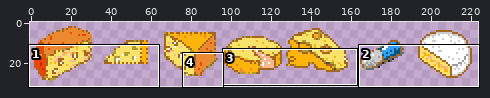
File history of a sprite sheet, scenes/items/assets/food.png. Above: a wide view before the commit, with the close-up outlined.
Close-up. Old version:
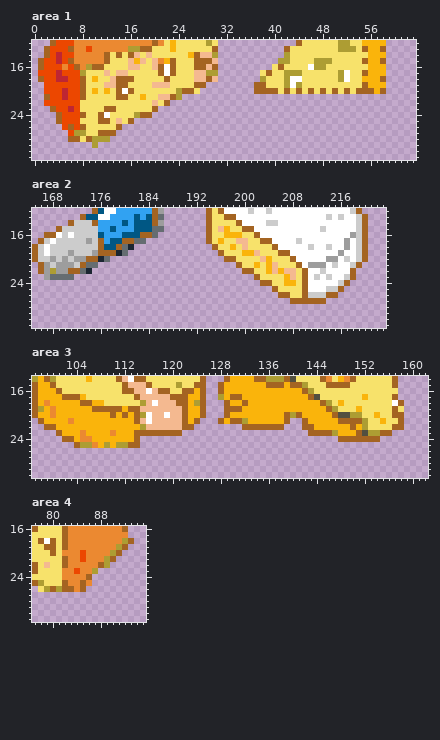
The file is 256x32 pixels. Shown: area 1: x 0..63, y 12..31; area 2: x 165..223, y 12..31; area 3: x 97..162, y 14..30; area 4: x 77..95, y 16..31. The old version is drawn lined up with the new one, on the new canvas.
After:
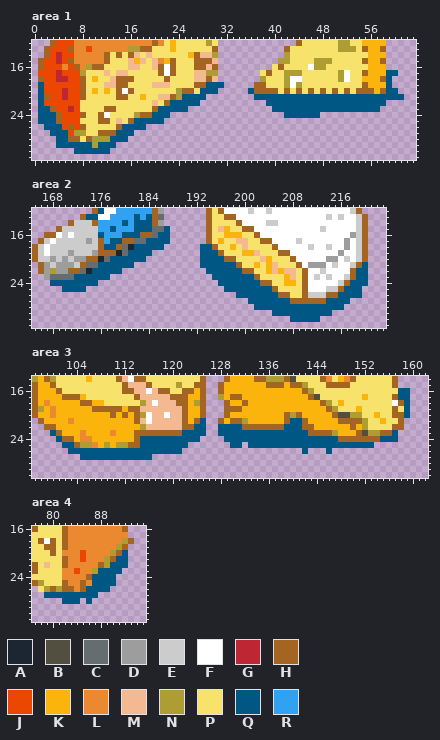
Palette (. is transparent): A #1b2632  B #524f40  C #656d71  D #9d9d9d  E #cccccc  F #ffffff  G #be2633  H #a46422  J #ec4700  K #fab40b  L #eb8931  M #f4b990  N #ad9d33  P #f7e26b  Q #005784  R #31a2f2
Difference:
canvas 256x32 -> 224x32 (the part of the old canvas that was cut away was empty and is not shown)
--- area 1
@@ x 0..63 @@
 16 .HJJJLJHLNHHPPPPMMPPMHFHPPPHHMH.........PHPPPPFNNPPPPPPPKKK.....
-17 .JJJGJJJNPPPMPMMPPPPPHFHPPPMMNN.......PHPPNNNPPPPPPNFPPHKKK.....
-18 .HJJGGJJHPKPPMHHHPPPPPHPPPPMMHM.......NPPPNFFPPPPPPNFPPKKKH.....
-19 ..JJJJJJHPPPMMHHPPPPMMMPPPPHH........HHPPPNFNPPPPPPPPPPHKKK.....
-20 ..JJJGJJHPKPKPHFHPPPPPPPNHHP.........HHHHPHPHPHPHPHPHPHHHKH.....
-21 ..HJJGJJHPPPPPHHPPKPPMMHN.......................................
-22 ..JJJJJJPPPPPPPPPPPPMPH.........................................
-23 ...HJJGJPPPPHHPPPPPPH...........................................
-24 ....HJJJHPPHFPPPPNHH............................................
-25 ....HJJJPPPHHPMPH...............................................
-26 .....JHJHPPPPPH.................................................
-27 ......JNNPPHHH..................................................
-28 ......HHPHNNN...................................................
-29 ..........N.....................................................
-30 ................................................................
+17 .JJJGJJJNPPPMPMMPPPPPHFHPPPMMNN.......PHPPNNNPPPPPPNFPPHKKKQQ...
+18 .HJJGGJJHPKPPMHHHPPPPPHPPPPMMHM.......NPPPNFFPPPPPPNFPPKKKHQ....
+19 .QJJJJJJHPPPMMHHPPPPMMMPPPPHHQQQ.....HHPPPNFNPPPPPPPPPPHKKKQ....
+20 .QJJJGJJHPKPKPHFHPPPPPPPNHHPQQQ.....QHHHHPHPHPHPHPHPHPHHHKHQQ...
+21 .QHJJGJJHPPPPPHHPPKPPMMHNQQQQ........QQQQQQQQQQQQQQQQQQQQQQQQQ..
+22 .QJJJJJJPPPPPPPPPPPPMPHQQQQQ...........QQQQQQQQQQQQQQQQQQQQ.....
+23 .QQHJJGJPPPPHHPPPPPPHQQQQQ..............QQQQQQQQQQQQQQQQQQ......
+24 .QQQHJJJHPPHFPPPPNHHQQQ...................QQQQQQ................
+25 .QQQHJJJPPPHHPMPHQQQQQ..........................................
+26 ..QQQJHJHPPPPPHQQQQ.............................................
+27 ...QQQJNNPPHHHQQQ...............................................
+28 ....QQHHPHNNNQQQ................................................
+29 ....QQQQQQNQQQ..................................................
+30 .......QQQQQQ...................................................
 31 ................................................................
--- area 2
@@ x 165..223 @@
 14 ......HEEEHRRRRQRQQQHD.......HPPPPHFFFFEEFFFFFFFFFFFFFEH...
-15 ....HEEEEEERRQRRRQQQCC.......HPMKPPHHFFFFFFFFFFFEFFFFFEH...
-16 ..HHFEFEEEEQRRRQQQHHC........HPPKKKPPHFFFFFFFFFFFFFFFDEH...
-17 .HEFEEEEEDEHRQQHHCC..........HPKPPMMPPHHFFFFEFFFFFFFDFEH...
-18 HEFEEEEEEEEHQQHCA.............HPPKPMPPPPHFFFFFEFFEFFDFEH...
-19 HEFEEEDEEEDHHHAC...............HPPPKKMPPPHHFFFFFFFFDFFEH...
-20 HEEDEDEDDHHAC...................HHPPPPMKPPPHFFFFFDDFEFEH...
-21 .HDEDDDEHCC.......................HPPKPKMPPPHFDDDFEFFEH....
-22 .HDNDDHHCA.........................HHPPKMKMMPHFFEFFFFH.....
-23 ..DCCCC..............................HPPPPKMPHFEFEFFEH.....
-24 ......................................HHPPKKPHFFFFFEH......
-25 ........................................HPPPPHFFFEEH.......
-26 .........................................HHPPHEEEHH........
-27 ...........................................HHHHHH..........
-28 ...........................................................
-29 ...........................................................
-30 ...........................................................
+15 ....HEEEEEERRQRRRQQQCCQ......HPMKPPHHFFFFFFFFFFFEFFFFFEH...
+16 ..HHFEFEEEEQRRRQQQHHCQQ......HPPKKKPPHFFFFFFFFFFFFFFFDEH...
+17 .HEFEEEEEDEHRQQHHCCQQQQ......HPKPPMMPPHHFFFFEFFFFFFFDFEH...
+18 HEFEEEEEEEEHQQHCAQQQQQ......QQHPPKPMPPPPHFFFFFEFFEFFDFEH...
+19 HEFEEEDEEEDHHHACQQQQ........QQQHPPPKKMPPPHHFFFFFFFFDFFEH...
+20 HEEDEDEDDHHACQQQQQQ.........QQQQHHPPPPMKPPPHFFFFFDDFEFEH...
+21 .HDEDDDEHCCQQQQQQ...........QQQQQQHPPKPKMPPPHFDDDFEFFEHQ...
+22 .HDNDDHHCAQQQQQ..............QQQQQQHHPPKMKMMPHFFEFFFFHQQ...
+23 ..DCCCCQQQQQQ.................QQQQQQQHPPPPKMPHFEFEFFEHQQ...
+24 ...QQQQQQQQ....................QQQQQQQHHPPKKPHFFFFFEHQQQ...
+25 .....QQQQ.......................QQQQQQQQHPPPPHFFFEEHQQQ....
+26 ..................................QQQQQQQHHPPHEEEHHQQQQ....
+27 ....................................QQQQQQQHHHHHHQQQQ......
+28 .....................................QQQQQQQQQQQQQQQ.......
+29 ........................................QQQQQQQQQQ.........
+30 ...........................................QQQQQ...........
 31 ...........................................................
--- area 3
@@ x 97..162 @@
 15 HKKHPPPPPPPPPPPHMMMHPPPPNPPHH..HKKKKKKKHHHKHHNPPPHHHHPPPPPPPH.....
-16 HKKKHPPPPPPPPPPHHMMFMHHPPHHKH..HKKKKKKKKKKKKKHNPPPPPPPPPPPPPP.....
-17 HKKKKHHHKPPPPPPPPHMMMMMHHHKKH..NKHHKKKKKKKKKKKHBPPPPPPPKPPPPH.....
-18 HKLKKKKKHHKKPPPPPPNMFMMMHHKNH...HKKHKKKKKKKKKKKKHNPKPPPPPPPPFH....
-19 HNKLKKKKKKHHHHHKHHMMMMMMMHKKH...HHHKKKKKKKKKKKKKKHNPPPKPPPPPHP....
-20 HKKLKKKKKKKKKHKHKHNFMMFMMHKKH...HKKKKKKKKKHNHKKKKKHBBNNPPKPPHH....
-21 .HKKKKLKKKKKKKKKKHMFMMMMMHKH...HKHHNKKKKKKH..HKKKKKHHHHNPPKPPH....
-22 ..HHKKKKKKKKKKKKKKNMMMMMMHH........HHHHHHH...HHKKKKKKHKNPPPPHH....
-23 ....HKKKLKKKKLKKKHHHHHHHH.....................HHHHNKKKHBNNHH......
-24 .....HHKLLKKKKKKKH.................................HHHHHHH........
-25 .......HNNLKNKNNHH................................................
-26 ..................................................................
-27 ..................................................................
+16 HKKKHPPPPPPPPPPHHMMFMHHPPHHKH..HKKKKKKKKKKKKKHNPPPPPPPPPPPPPPQQ...
+17 HKKKKHHHKPPPPPPPPHMMMMMHHHKKH..NKHHKKKKKKKKKKKHBPPPPPPPKPPPPHQQ...
+18 HKLKKKKKHHKKPPPPPPNMFMMMHHKNH...HKKHKKKKKKKKKKKKHNPKPPPPPPPPFHQ...
+19 HNKLKKKKKKHHHHHKHHMMMMMMMHKKH...HHHKKKKKKKKKKKKKKHNPPPKPPPPPHPQ...
+20 HKKLKKKKKKKKKHKHKHNFMMFMMHKKH...HKKKKKKKKKHNHKKKKKHBBNNPPKPPHHQ...
+21 .HKKKKLKKKKKKKKKKHMFMMMMMHKHQ..HKHHNKKKKKKHQQHKKKKKHHHHNPPKPPH....
+22 ..HHKKKKKKKKKKKKKKNMMMMMMHHQQ..QQQQHHHHHHHQQQHHKKKKKKHKNPPPPHH....
+23 ...QHKKKLKKKKLKKKHHHHHHHHQQQQ..QQQQQQQQQQQQQQQHHHHNKKKHBNNHHQ.....
+24 ....QHHKLLKKKKKKKHQQQQQQQQQQ....QQQQQQQQQQQQQQQQQQQHHHHHHHQQQ.....
+25 .....QQHNNLKNKNNHHQQQQQQQQ.......QQ.QQQQQQQQQQQQQQQQQQQQQ.........
+26 ......QQQQQQQQQQQQQQQQQQQ....................Q...Q................
+27 ........QQQQQQQQQQQQ..............................................
 28 ..................................................................
--- area 4
@@ x 77..95 @@
 19 PPHHPHLLLLLLLLNH...
-20 PPPHPLLLJLLLLNH....
-21 PPPPPHLLJLLLNH.....
-22 HPMPPHLLLLLHN......
-23 HPPPPLLJLLN........
-24 PPPPPLLLLH.........
-25 HNPPPHLLHL.........
-26 .PNHNHHLH..........
-27 ...................
-28 ...................
+20 PPPHPLLLJLLLLNHQ...
+21 PPPPPHLLJLLLNHQQ...
+22 HPMPPHLLLLLHNQQQ...
+23 HPPPPLLJLLNQQQQ....
+24 PPPPPLLLLHQQQQ.....
+25 HNPPPHLLHLQQQQ.....
+26 .PNHNHHLHQQQQ......
+27 ..QQQQQQQQQ........
+28 .....QQQ.Q.........
 29 ...................
Changed places in both close-ups, as pixel boxes (x1, y1, x2, y2):
added: (248, 70, 404, 118)
added: (38, 82, 224, 154)
added: (50, 226, 170, 292)
added: (200, 244, 368, 322)
added: (50, 388, 410, 460)
added: (44, 550, 128, 604)
